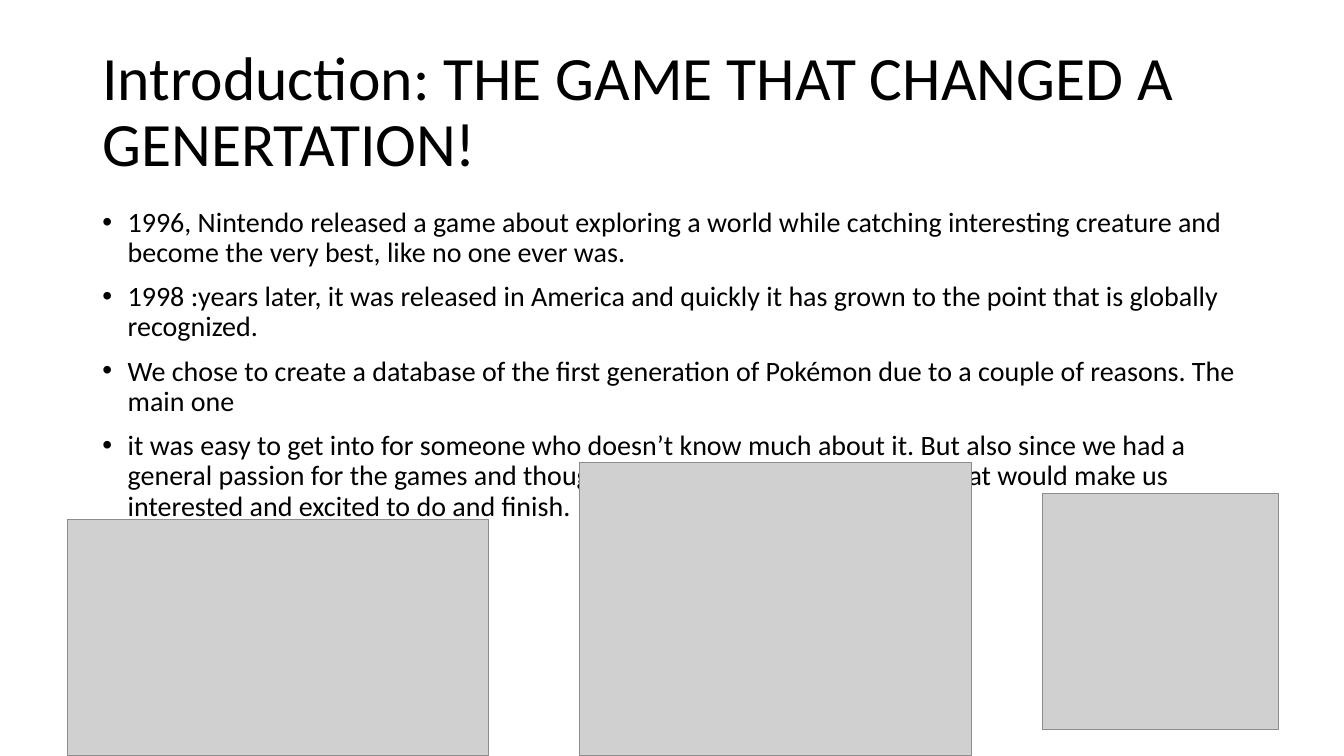
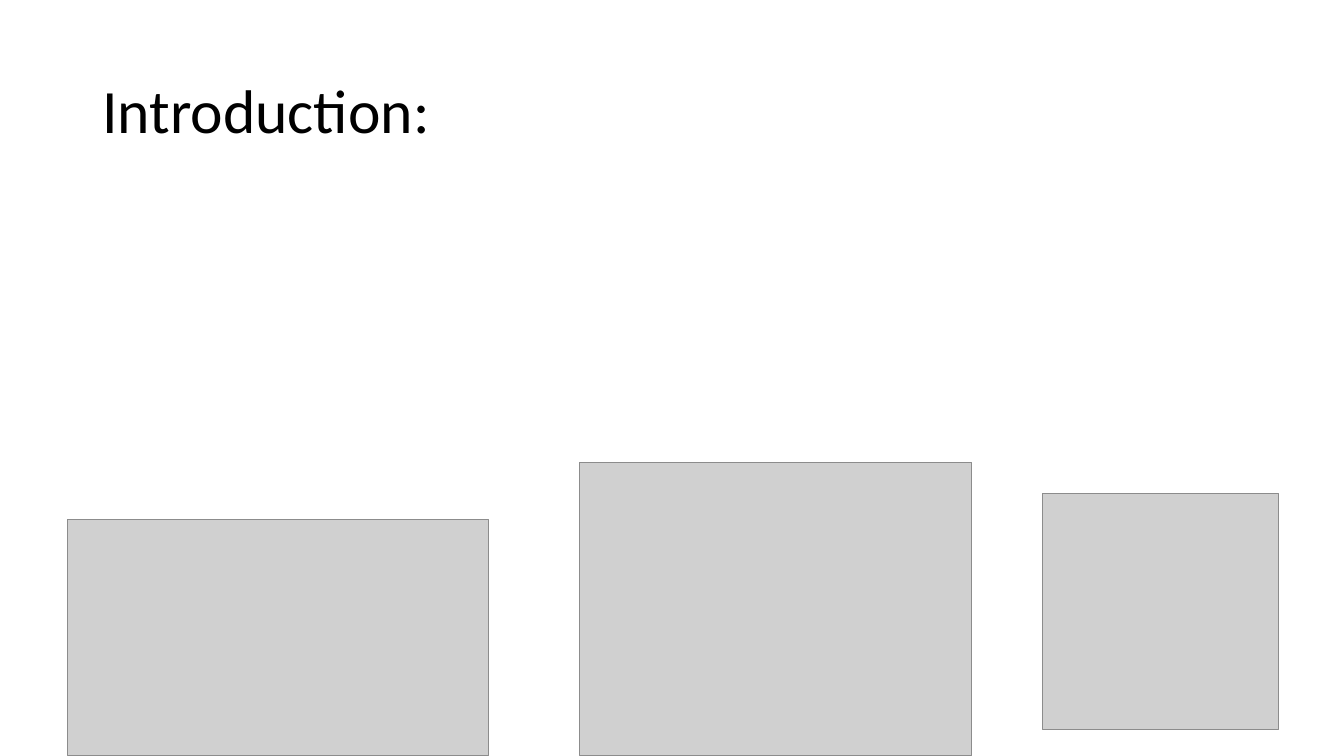
Before and after one commit to jordantiu/Pokemon_Database, a slide deck: slide 2 of Documentation/final slideshow.pptx. Drawn at 1344x756 pixels with LibreOffice and Linux fonts; fonts in the diff are those of the drawing; grey boxes stand for pictures. Boxes give left, top, right and bottom in pixels: in the first picture for what was removed or moved away, otherwise in the second. Text is boxed around its words. In the diff, an @@ line names an element or a change of style, - is before the commit and + after.

```diff
--- a/Documentation/final slideshow.pptx
+++ b/Documentation/final slideshow.pptx
@@ title at box(102, 90, 429, 134): text changed @@
-Introduction: THE GAME THAT CHANGED A GENERTATION!
+Introduction:
@@ text removed at box(128, 212, 1234, 522) @@
-• 1996, Nintendo released a game about exploring a world while catching interesting creature and become the very best, like no one ever was.
-• 1998 :years later, it was released in America and quickly it has grown to the point that is globally recognized.
-• We chose to create a database of the first generation of Pokémon due to a couple of reasons. The main one
-• it was easy to get into for someone who doesn’t know much about it. But also since we had a general passion for the games and thought that we could do something that would make us interested and excited to do and finish.
```
Also in this commit, not shown: 2 other slides changed, 1 slide added, 1 slide removed.
